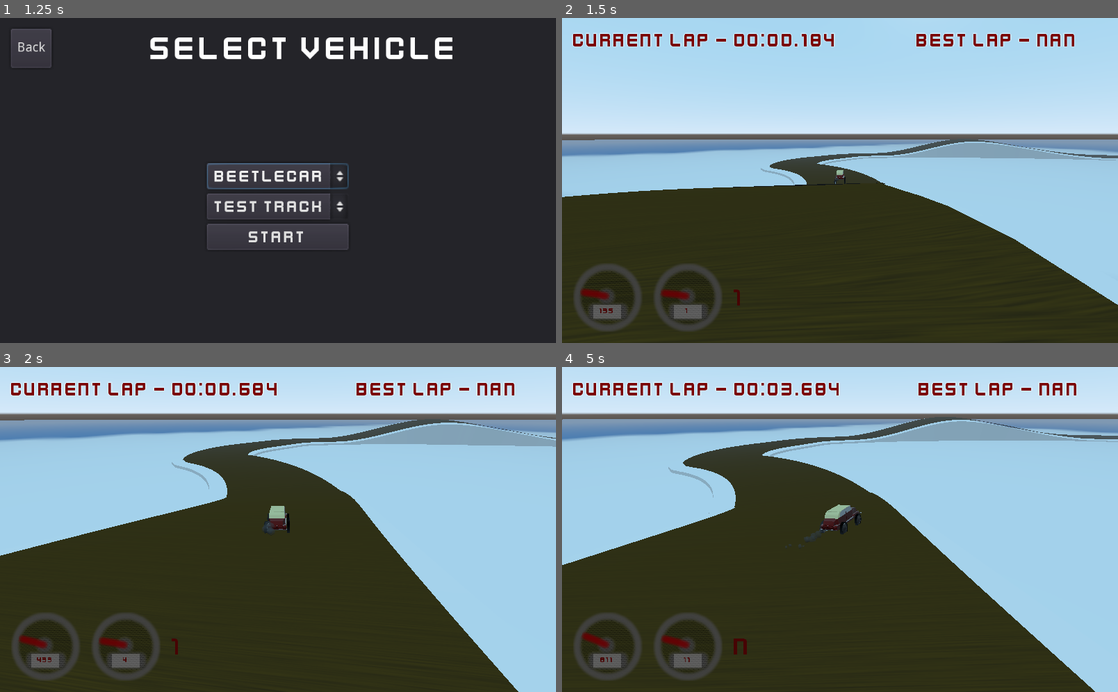
Above: before the commit, frames 1-4 (two rows, left to right).
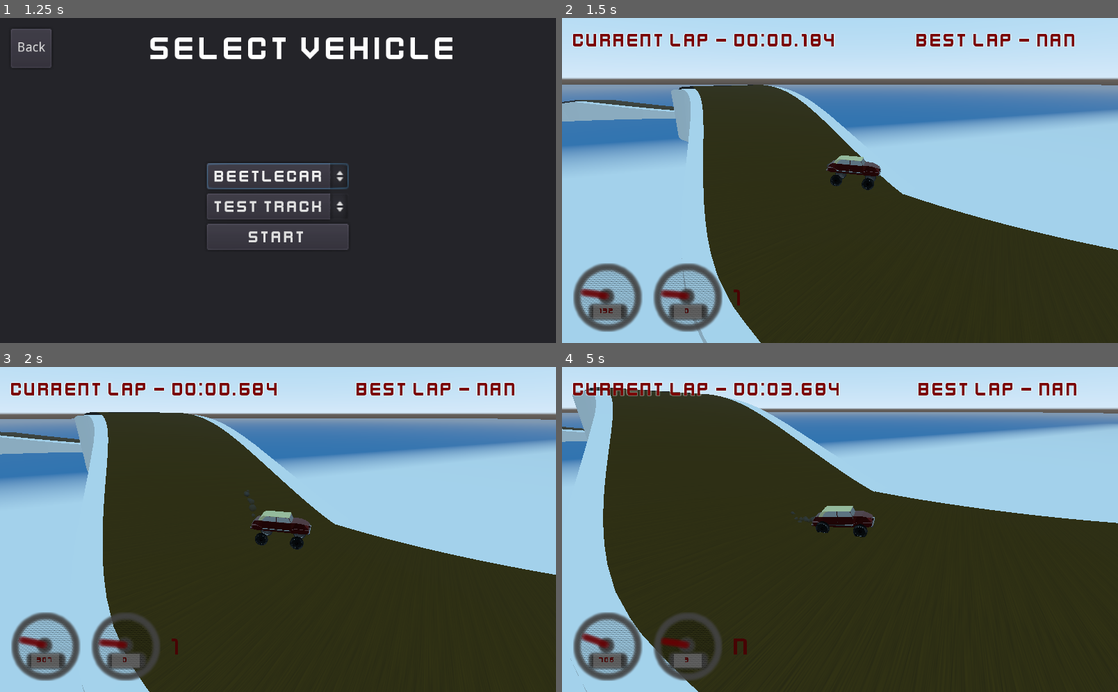
Above: after the commit, the same moments.

Repository: esensar/bugged-racing
Game: Godot game, scene res://menu/main_menu.tscn
Two runs of this game, one before a commit and one after it. Both use one fixed random seed, a clock stepped at 60 frames per second and the inputs below. The engine's default icon, where the game draws it, is replaced by a stand-in: a white triangle on a blue panel in a dark square.
Inputs:
- Up to frame 1 (1.25 s): click "Start" at 0.5 s
- Up to frame 2 (1.5 s): click "Start" at 1.25 s
- Up to frame 3 (2 s): no input
- Up to frame 4 (5 s): hold D (steer_right) 2.03-2.78 s; hold C (clutch) 2.03-2.78 s; hold S (brake) 2.78-3.53 s; tap W (throttle) at 2.85, 4.35 s; hold D (steer_right) 3.53-4.28 s; hold C (clutch) 3.53-4.28 s; hold Shift (gear_up) from 4.28 s (still down)

Frame 1 is identical in both runs. In frame 2, 46% of the frame differs, in the area x 0-100%, y 11-100%; in frame 3, 33%; in frame 4, 37%.

Commit message:
Add manual reset option

Diff:
--- a/project.godot
+++ b/project.godot
@@ -107,6 +107,12 @@
 , Object(InputEventJoypadButton,"resource_local_to_scene":false,"resource_name":"","device":0,"button_index":4,"pressure":0.0,"pressed":false,"script":null)
  ]
 }
+reset_vehicle={
+"deadzone": 0.5,
+"events": [ Object(InputEventKey,"resource_local_to_scene":false,"resource_name":"","device":0,"alt":false,"shift":false,"control":false,"meta":false,"command":false,"pressed":false,"scancode":82,"physical_scancode":0,"unicode":0,"echo":false,"script":null)
+, Object(InputEventJoypadButton,"resource_local_to_scene":false,"resource_name":"","device":0,"button_index":3,"pressure":0.0,"pressed":false,"script":null)
+ ]
+}
 
 [physics]
 
--- a/scenes/base_track_level.gd
+++ b/scenes/base_track_level.gd
@@ -6,17 +6,17 @@
 var player_node: Node
 var gui: Node
 
-onready var spawn_point = $PlayerSpawnLocation
 onready var track = $Track
 
 
 func _ready() -> void:
-	player_node.global_transform = spawn_point.global_transform
+	reset_player_to(track.get_last_checkpoint(), player_node)
 	add_child(player_node)
 	add_child(gui)
 	var player_camera = CAMERA.instance()
-	player_camera.global_transform = spawn_point.global_transform
-	player_camera.global_transform.origin -= spawn_point.global_transform.basis.z * 1000
+	player_camera.global_transform = player_node.global_transform.translated(
+		-player_node.global_transform.basis.z * 100
+	)
 	player_camera.follow_target_path = player_node.get_path()
 	add_child(player_camera)
 
@@ -36,6 +36,11 @@
 	player_node.reset_transform.origin += node_to_reset_to.global_transform.basis.y * 5
 
 
+func _process(_delta: float) -> void:
+	if Input.is_action_just_released("reset_vehicle"):
+		reset_player_to(track.get_last_checkpoint(), player_node)
+
+
 func _on_ResetArea_body_entered(body: Node) -> void:
 	if body.get_groups().has("car"):
 		reset_player_to(track.get_last_checkpoint(), body)
--- a/scenes/base_track_level.tscn
+++ b/scenes/base_track_level.tscn
@@ -69,8 +69,6 @@
 custom_fonts/font = SubResource( 2 )
 text = "Exit to main menu"
 
-[node name="PlayerSpawnLocation" type="Position3D" parent="."]
-
 [node name="Track" parent="." instance=ExtResource( 6 )]
 
 [connection signal="pressed" from="PauseMenu/MarginContainer/VSplitContainer/VBoxContainer/ContinueButton" to="PauseMenu" method="_on_ContinueButton_pressed"]
--- a/scenes/infinite_loop_track_level.tscn
+++ b/scenes/infinite_loop_track_level.tscn
@@ -81,14 +81,11 @@
 
 [node name="Spatial" instance=ExtResource( 1 )]
 
-[node name="PlayerSpawnLocation" parent="." index="1"]
-transform = Transform( -0.440065, 0, 0.897966, 0, 1, 0, -0.897966, 0, -0.440065, -28.0465, 52.1483, 87.0188 )
-
-[node name="Track" parent="." index="2"]
+[node name="Track" parent="." index="1"]
 track_path = NodePath("../Path")
 checkpoint_count = 30
 
-[node name="Path" type="Path" parent="." index="3"]
+[node name="Path" type="Path" parent="." index="2"]
 curve = SubResource( 4 )
 
 [node name="Track" type="CSGPolygon" parent="Path" index="0"]
@@ -121,12 +118,12 @@
 path_joined = true
 material = SubResource( 7 )
 
-[node name="Background" type="MeshInstance" parent="." index="4"]
+[node name="Background" type="MeshInstance" parent="." index="3"]
 transform = Transform( 224.434, 0, 0, 0, 224.434, 0, 0, 0, 224.434, 0, 0, 0 )
 mesh = SubResource( 3 )
 material/0 = null
 
-[node name="ResetArea" type="Area" parent="." index="5"]
+[node name="ResetArea" type="Area" parent="." index="4"]
 
 [node name="CollisionShape" type="CollisionShape" parent="ResetArea" index="0"]
 transform = Transform( 1, 0, 0, 0, 1, 0, 0, 0, 1, 0, -106.576, 0 )
--- a/scenes/tracks/track.gd
+++ b/scenes/tracks/track.gd
@@ -29,7 +29,7 @@
 func _ready() -> void:
 	start_time = OS.get_ticks_msec()
 	var length = path.curve.get_baked_length()
-	var section_size = 1.0 * length / checkpoint_count
+	var section_size = 1 * length / checkpoint_count
 	var section = 0.0
 	for _checkpoint_number in range(checkpoint_count):
 		var new_checkpoint: Area = Area.new()
